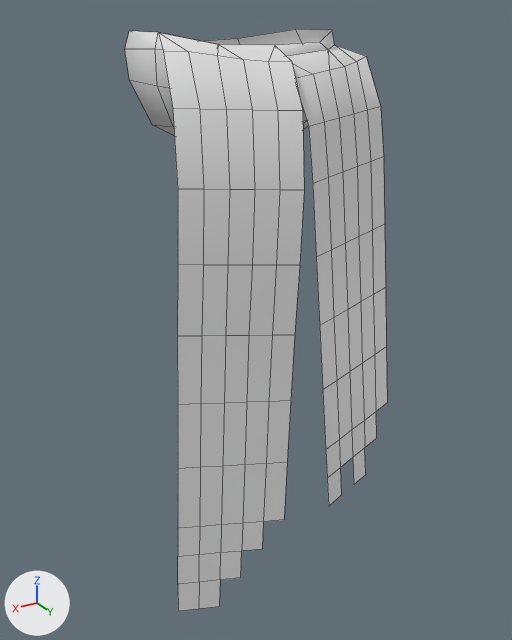
The FBX model Assets/Models/Character/character_scarf.FBX: old version first, new version second.
Both versions are drawn from a 50 mm lens placed at (0.538, 0.953, 1.167), pointed at (-0.003, 0.051, 0.716). Lighting does not change. The marker at lower left points along +X, +Y and +Z. Mesh edges are drawn as thin lines. Where no turn or scale is listed for an object, it has been applied to the vertices. Vertices at the same position are counted once.

Before the edit, the objects in view are built like this:
```python
me_mesh = bpy.data.meshes.new('Mesh')
me_mesh.from_pydata(...)  # 165 vertices, 130 faces; spans x -0.186..0.21, y -0.153..0.227, z 0.307..1.147
ob_scarf = bpy.data.objects.new('Scarf', me_mesh)
ob_scarf.location = (0.0, 0.0, 0.0)
```
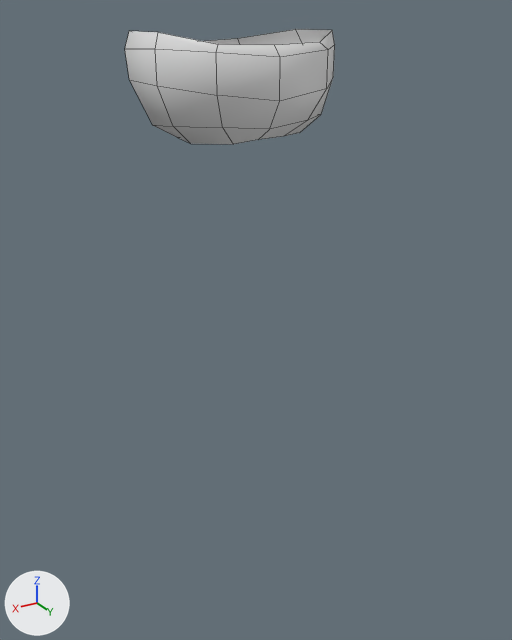
The change, as a list of edits to the scene's bpy script:
```text
Change me_mesh:
    used by ob_scarf; location = (0.0, 0.0, 0.0)
    remove me_mesh.from_pydata(...)  # 165 vertices, 130 faces; spans x -0.186..0.21, y -0.153..0.227, z 0.307..1.147
    add me_mesh.from_pydata(...)  # 50 vertices, 40 faces; spans x -0.153..0.149, y -0.153..0.115, z 0.989..1.147
    me_mesh part 1: the loose piece of 54 vertices spanning x -0.186..-0.002, y 0.039..0.227, z 0.455..1.126 is deleted
    me_mesh part 2
    61 vertices are removed from x -0.001..0.21, y 0.039..0.214, z 0.307..1.147
    49 faces are deleted
```

Where the change shows, as pixel boxes (x1, y1, x2, y2) in the pictures (512 x 640 px):
'Scarf', reshaped (20% narrower, 80% shorter)
    before: (125, 29, 387, 611)
    after: (125, 29, 335, 144)
part 1 of me_mesh, deleted
    before: (287, 45, 387, 505)
part 2 of me_mesh, deleted
    before: (158, 32, 304, 611)
